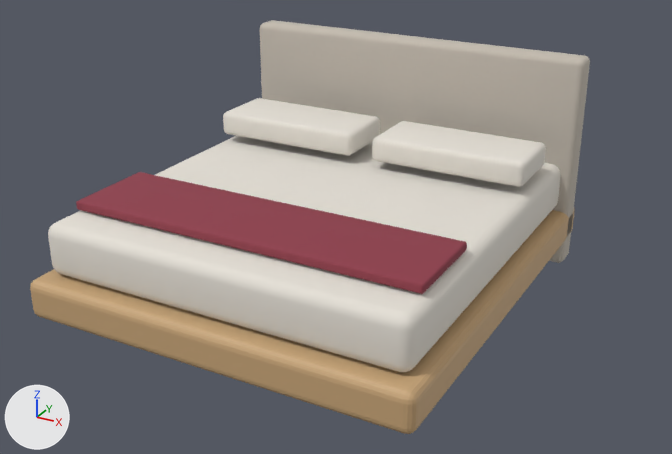
Before and after pictures for a commit that changed the glTF model app/public/assets/models/double-bed.glb.
Camera for both pictures: a 50 mm lens placed at (1.95, -3.45, 2.08), pointed at (0.07, -0.04, 0.37). The lights are fixed; the arrows at lower left show +X, +Y and +Z. The older version comes first.

Names of what the first picture shows: 'ACCENT mattress', 'ACCENT pillow', 'ACCENT pillow.001', 'ACCENT runner', 'CANONICAL bed frame', 'CANONICAL headboard'.
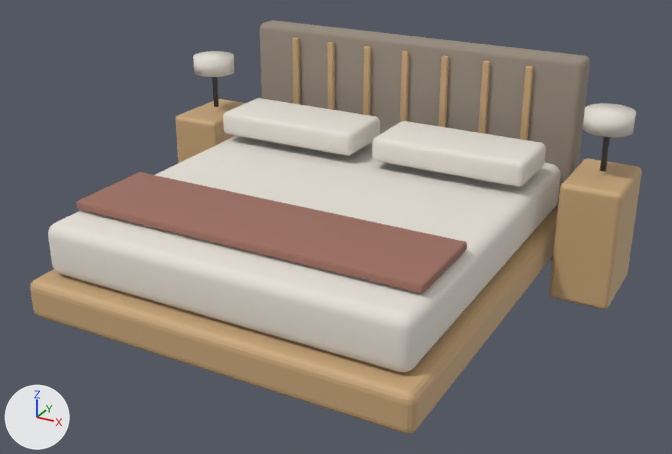
Where the change shows, as pixel boxes [x1, y1, x2, y2] in the pictures (672 x 454 px):
'CANONICAL headboard', recoloured (light grey to brown)
    both: [260, 20, 590, 261]
'ACCENT runner', recoloured (red to brown)
    both: [76, 172, 467, 294]
'ACCENT bedside table.001', added (brown)
    after: [549, 158, 642, 309]
'ACCENT bedside table', added (brown)
    after: [175, 99, 245, 163]
'ACCENT bedside lamp shade.001', added
    after: [583, 103, 636, 137]
'ACCENT bedside lamp shade', added
    after: [193, 51, 234, 77]
'ACCENT oak headboard slat.006', added (brown)
    after: [520, 66, 534, 140]
'ACCENT oak headboard slat.005', added (brown)
    after: [478, 61, 491, 134]
'ACCENT oak headboard slat.004', added (brown)
    after: [438, 56, 449, 128]
'ACCENT oak headboard slat.003', added (brown)
    after: [400, 51, 410, 122]
'ACCENT oak headboard slat.002', added (brown)
    after: [363, 46, 371, 116]
'ACCENT oak headboard slat.001', added (brown)
    after: [327, 42, 335, 110]
'ACCENT oak headboard slat', added (brown)
    after: [292, 38, 301, 105]
'ACCENT bedside lamp stem.001', added
    after: [600, 137, 610, 171]
'ACCENT bedside lamp stem', added
    after: [212, 77, 219, 107]

Patch to the scene script:
```diff
--- a/app/public/assets/models/double-bed.glb.py
+++ b/app/public/assets/models/double-bed.glb.py
@@ me_立方体_029 @@
 me_立方体_029.from_pydata(...)  # 152 vertices, 300 faces; spans x -0.9..0.9, y -0.07..0.07, z -0.52..0.52
-me_立方体_029.materials.append(mat_oat_textile)  # light grey #c5bdb1
+me_立方体_029.materials.append(mat_deep_taupe_textile)  # brown #978b7e
@@ me_立方体_032 @@
 me_立方体_032.from_pydata(...)  # 152 vertices, 300 faces; spans x -0.81..0.81, y -0.21..0.21, z -0.02..0.02
-me_立方体_032.materials.append(mat_burgundy_textile)  # red #903c4b
+me_立方体_032.materials.append(mat_muted_terracotta_textile)  # brown #9e6f61
@@ ob_accent_bedside_lamp_shade_001 @@
+ob_accent_bedside_lamp_shade_001 = bpy.data.objects.new('ACCENT bedside lamp shade.001', me_柱体_003)  # a 48-sided cylinder along z spanning x -0.11..0.11, y -0.11..0.11, z -0.045..0.045; in mat_warm_ivory (white #e6e1d7)
+ob_accent_bedside_lamp_shade_001.location = (1.08, 0.66, 0.84)
@@ ob_accent_bedside_lamp_stem_001 @@
+ob_accent_bedside_lamp_stem_001 = bpy.data.objects.new('ACCENT bedside lamp stem.001', me_柱体_002)  # 96 vertices, 188 faces; spans x -0.014..0.014, y -0.014..0.014, z -0.1..0.1; in mat_graphite (dark grey #42403d)
+ob_accent_bedside_lamp_stem_001.location = (1.08, 0.66, 0.7)
@@ ob_accent_bedside_table_001 @@
+ob_accent_bedside_table_001 = bpy.data.objects.new('ACCENT bedside table.001', me_立方体_011)  # 152 vertices, 300 faces; spans x -0.14..0.14, y -0.21..0.21, z -0.29..0.29; in mat_light_oak (brown #c8a679)
+ob_accent_bedside_table_001.location = (1.08, 0.66, 0.29)
@@ ob_accent_bedside_lamp_shade @@
+ob_accent_bedside_lamp_shade = bpy.data.objects.new('ACCENT bedside lamp shade', me_柱体_003.copy())
+ob_accent_bedside_lamp_shade.location = (-1.08, 0.66, 0.84)
@@ ob_accent_bedside_lamp_stem @@
+ob_accent_bedside_lamp_stem = bpy.data.objects.new('ACCENT bedside lamp stem', me_柱体_002.copy())
+ob_accent_bedside_lamp_stem.location = (-1.08, 0.66, 0.7)
@@ ob_accent_bedside_table @@
+ob_accent_bedside_table = bpy.data.objects.new('ACCENT bedside table', me_立方体_011.copy())
+ob_accent_bedside_table.location = (-1.08, 0.66, 0.29)
@@ ob_accent_oak_headboard_slat_006 @@
+ob_accent_oak_headboard_slat_006 = bpy.data.objects.new('ACCENT oak headboard slat.006', me_立方体_009)  # 152 vertices, 300 faces; spans x -0.018..0.018, y -0.012..0.012, z -0.452..0.452; in mat_light_oak (brown #c8a679)
+ob_accent_oak_headboard_slat_006.location = (0.648, 0.82, 0.546)
@@ ob_accent_oak_headboard_slat_005 @@
+ob_accent_oak_headboard_slat_005 = bpy.data.objects.new('ACCENT oak headboard slat.005', me_立方体_009.copy())
+ob_accent_oak_headboard_slat_005.location = (0.432, 0.82, 0.546)
@@ ob_accent_oak_headboard_slat_004 @@
+ob_accent_oak_headboard_slat_004 = bpy.data.objects.new('ACCENT oak headboard slat.004', me_立方体_009.copy())
+ob_accent_oak_headboard_slat_004.location = (0.216, 0.82, 0.546)
@@ ob_accent_oak_headboard_slat_003 @@
+ob_accent_oak_headboard_slat_003 = bpy.data.objects.new('ACCENT oak headboard slat.003', me_立方体_009.copy())
+ob_accent_oak_headboard_slat_003.location = (0.0, 0.82, 0.546)
@@ ob_accent_oak_headboard_slat_002 @@
+ob_accent_oak_headboard_slat_002 = bpy.data.objects.new('ACCENT oak headboard slat.002', me_立方体_009.copy())
+ob_accent_oak_headboard_slat_002.location = (-0.216, 0.82, 0.546)
@@ ob_accent_oak_headboard_slat_001 @@
+ob_accent_oak_headboard_slat_001 = bpy.data.objects.new('ACCENT oak headboard slat.001', me_立方体_009.copy())
+ob_accent_oak_headboard_slat_001.location = (-0.432, 0.82, 0.546)
@@ ob_accent_oak_headboard_slat @@
+ob_accent_oak_headboard_slat = bpy.data.objects.new('ACCENT oak headboard slat', me_立方体_009.copy())
+ob_accent_oak_headboard_slat.location = (-0.648, 0.82, 0.546)
```
